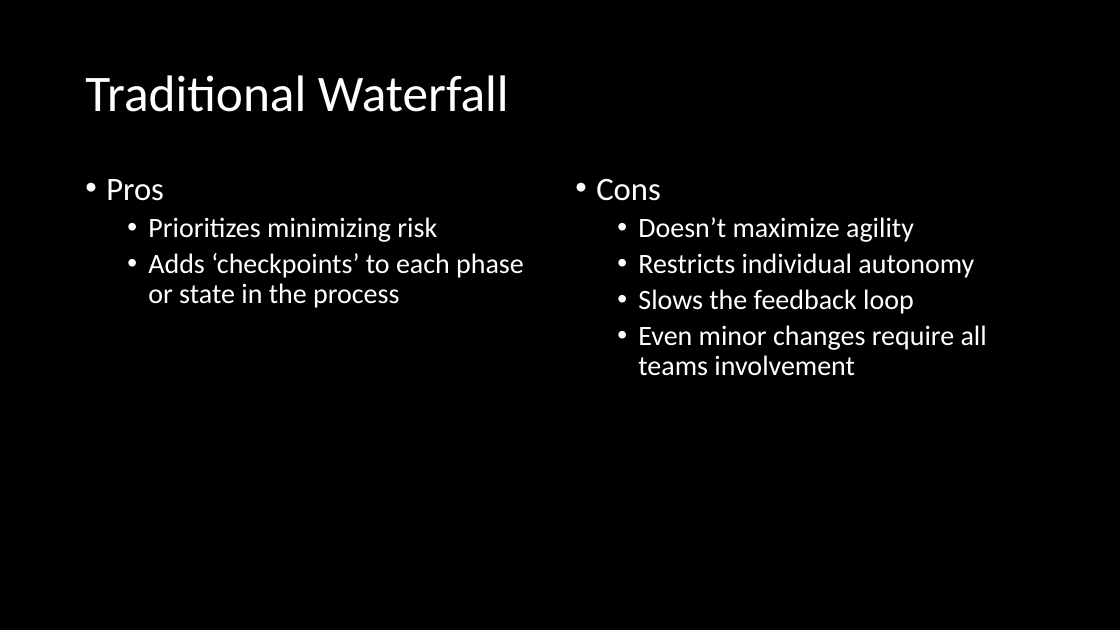
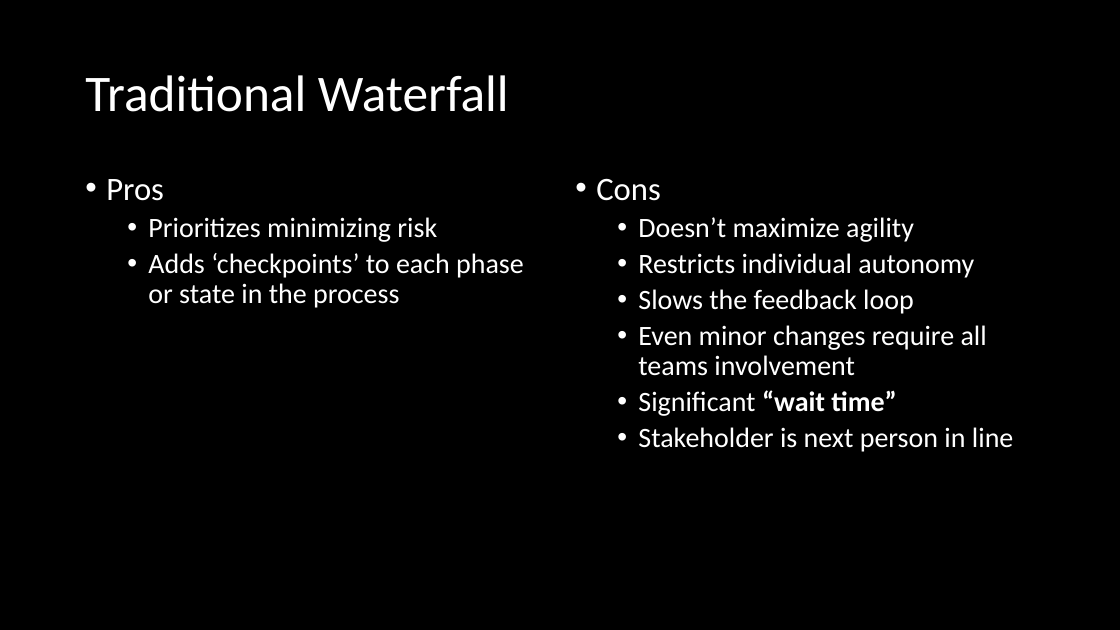
Before and after one commit to FraserPol/hashi-tech-excersise, a slide deck: slide 7 of Hashi-Demo-Preso.pptx. Drawn at 1120x630 pixels with LibreOffice and Linux fonts; fonts in the diff are those of the drawing. Boxes give left, top, right and bottom in pixels: in the first picture for what was removed or moved away, otherwise in the second. Text is boxed around its words. In the diff, an @@ line names an element or a change of style, - is before the commit and + after.

```diff
--- a/Hashi-Demo-Preso.pptx
+++ b/Hashi-Demo-Preso.pptx
@@ text at (638,390,1013,452): paragraphs added @@
+  • Significant “wait time”
+  • Stakeholder is next person in line
```
Also in this commit, not shown: 2 other slides changed, 13 other files.
